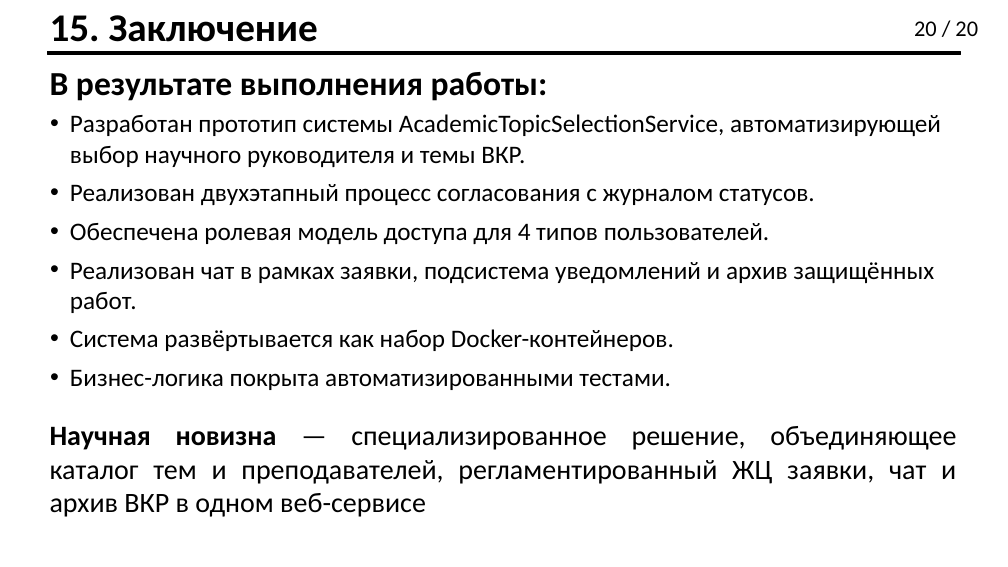
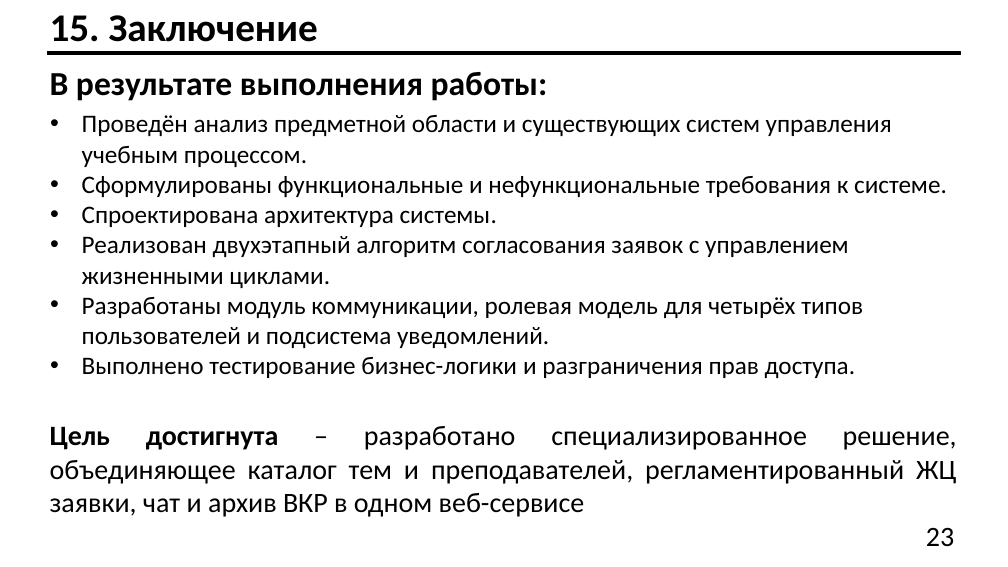
Before and after one commit to Effecktus/AcademicTopicSelectionService, a slide deck: slide 23 of docs/ilyin_pres.pptx (slide 20 before the commit). Drawn at 1008x567 pixels with LibreOffice and Linux fonts; fonts in the diff are those of the drawing. Boxes give left, top, right and bottom in pixels: in the first picture for what was removed or moved away, otherwise in the second. Text is boxed around its words. In the diff, an @@ line names an element or a change of style, - is before the commit and + after.

```diff
--- a/docs/ilyin_pres.pptx
+++ b/docs/ilyin_pres.pptx
@@ text removed at (914, 21, 978, 36) @@
-20 / 20
@@ text at (82, 115, 947, 378): text changed @@
-• Разработан прототип системы AcademicTopicSelectionService, автоматизирующей выбор научного руководителя и темы ВКР.
-• Реализован двухэтапный процесс согласования с журналом статусов.
-• Обеспечена ролевая модель доступа для 4 типов пользователей.
-• Реализован чат в рамках заявки, подсистема уведомлений и архив защищённых работ.
-• Система развёртывается как набор Docker-контейнеров.
-• Бизнес-логика покрыта автоматизированными тестами.
+• Проведён анализ предметной области и существующих систем управления учебным процессом.
+• Сформулированы функциональные и нефункциональные требования к системе.
+• Спроектирована архитектура системы.
+• Реализован двухэтапный алгоритм согласования заявок с управлением жизненными циклами.
+• Разработаны модуль коммуникации, ролевая модель для четырёх типов пользователей и подсистема уведомлений.
+• Выполнено тестирование бизнес-логики и разграничения прав доступа.
@@ text at (50, 426, 957, 517): text changed @@
-Научная новизна — специализированное решение, объединяющее каталог тем и преподавателей, регламентированный ЖЦ заявки, чат и архив ВКР в одном веб-сервисе
+Цель достигнута – разработано специализированное решение, объединяющее каталог тем и преподавателей, регламентированный ЖЦ заявки, чат и архив ВКР в одном веб-сервисе
@@ text added at (926, 527, 954, 547), 20 pt, text #000000 @@
+23
```
Also in this commit, not shown: 19 other slides changed, 3 slides added, 23 other files.
